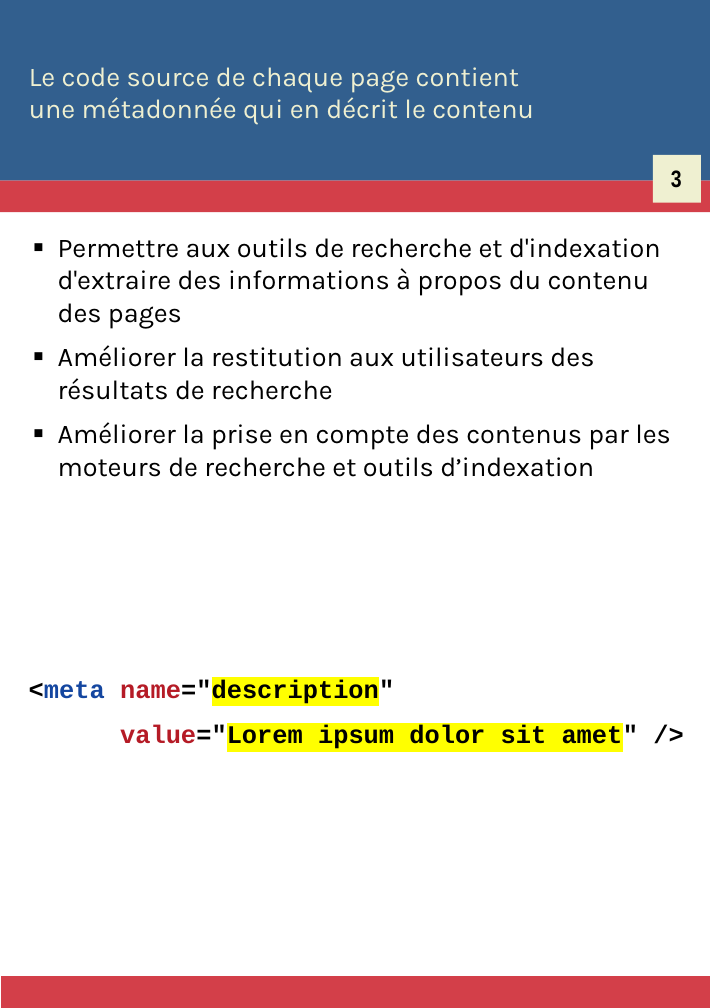
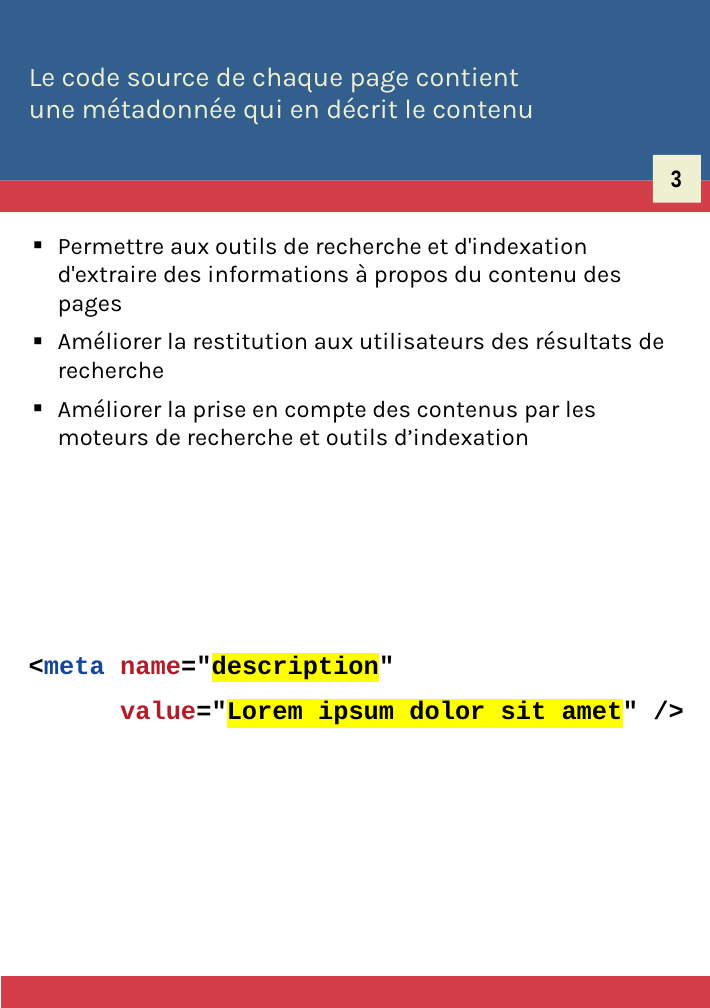
Before and after one commit to Zigazou/bonnes-pratiques-illustrees, a slide deck: slide 6 of bonnes-pratiques.odp. Drawn at 710x1008 pixels with LibreOffice and Linux fonts; fonts in the diff are those of the drawing. Boxes give left, top, right and bottom in pixels: in the first picture for what was removed or moved away, otherwise in the second. Text is boxed around its words. In the diff, an @@ line names an element or a change of style, - is before the commit and + after.

```diff
--- a/bonnes-pratiques.odp
+++ b/bonnes-pratiques.odp
@@ text "Permettre aux outils de recherche ..." at bbox=[58, 237, 664, 446]: size 16 to 14 pt @@
@@ text "<meta name="description"": place and size @@
-text "<meta name="description"" at bbox=[29, 679, 639, 752]
+text "<meta name="description"" at bbox=[29, 655, 639, 728]
```
Also in this commit, not shown: 60 other slides changed, 180 slides added, 1 slide removed, 14 other files.
